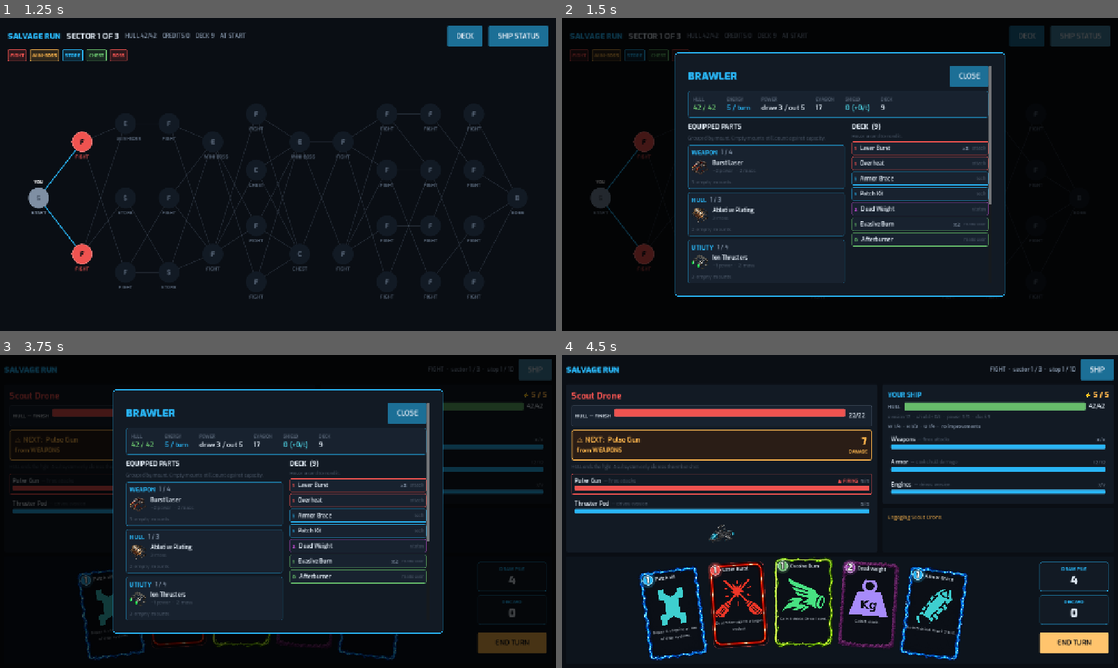
Above: before the commit, frames 1-4 (two rows, left to right).
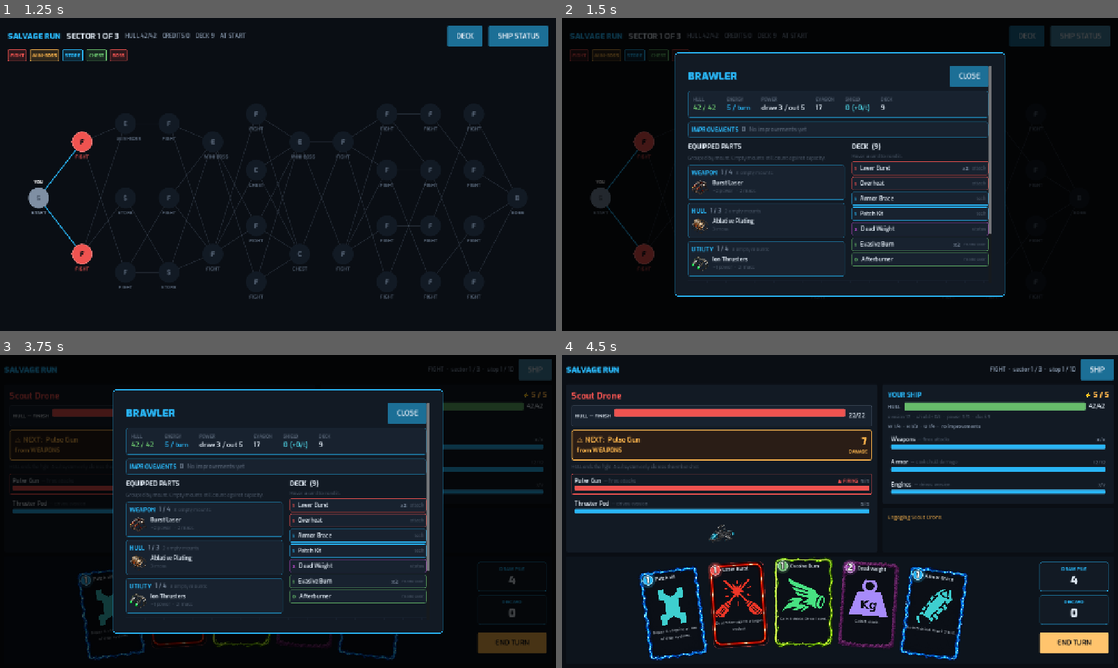
Above: after the commit, the same moments.

Repository: thegliffy/salvage-run
Game: Godot game, scene res://scenes/title.tscn
Same seed, same stepped clock (60 frames per second), same inputs: the game is played once before the commit and once after it.
Inputs:
- Up to frame 1 (1.25 s): click "STEAL" at 0.5 s
- Up to frame 2 (1.5 s): click "SHIP STATUS" at 1.25 s
- Up to frame 3 (3.75 s): click "DECK" at 2 s; click "F" at 2.75 s; click "SHIP" at 3.5 s
- Up to frame 4 (4.5 s): click "END TURN" at 4.25 s

Frame 1 is identical in both runs. In frame 2, 6.0% of the frame differs, in the area x 22-78%, y 32-85%; in frame 3, 6.0%; in frame 4, nothing differs.

Commit message:
Put improvements under stats so SHIP STATUS shows them immediately
The equipped-parts column still pushed IMPROVEMENTS below the fold on
720p. Move that block under the hull/energy row (empty state on one
line; installed name + effect) and put empty-mount counts on each slot
header so weapon, hull, and utility all stay on the first screen.

Co-authored-by: thegliffy <thegliffy@users.noreply.github.com>

Diff:
--- a/src/ui/ship_status_overlay.gd
+++ b/src/ui/ship_status_overlay.gd
@@ -105,9 +105,13 @@
 			continue
 		col.add_child(UITheme.label("! " + w, 13, UITheme.WARN, "SemiBold"))
 
-	# Loadout first: nested inner scrolls used to clip hull / utility / improvements
-	# to a sliver under the ship sketch. One outer scroll, both columns size to
-	# content, so equipped parts and improvements are on the same wheel.
+	# Improvements sit under the stats so an empty or installed list is on the
+	# first screen — they used to hang off the bottom of a nested slots scroll.
+	col.add_child(_improvements_block(run))
+
+	# Loadout first: nested inner scrolls used to clip hull / utility to a
+	# sliver under the ship sketch. One outer scroll, both columns size to
+	# content, so equipped parts stay on the same wheel as the deck.
 	var body := HBoxContainer.new()
 	body.add_theme_constant_override("separation", 16)
 	col.add_child(body)
@@ -123,9 +127,6 @@
 		11, UITheme.TEXT_FAINT))
 	for slot in ShipLoadout.SLOT_TYPES:
 		slots_col.add_child(_slot_block(run, slot))
-
-	slots_col.add_child(UITheme.spacer(2))
-	slots_col.add_child(_improvements_block(run))
 
 	var deck_col := VBoxContainer.new()
 	deck_col.size_flags_horizontal = Control.SIZE_EXPAND_FILL
@@ -314,14 +315,17 @@
 		UITheme.WARN if full else UITheme.TEXT_DIM, "SemiBold"))
 	if full:
 		head.add_child(UITheme.label("FULL", 11, UITheme.WARN, "Bold"))
-
-	for inst in used:
-		col.add_child(_part_row(inst))
-	var empty := cap - used.size()
-	if empty > 0:
-		col.add_child(UITheme.label(
+	else:
+		var empty := cap - used.size()
+		head.add_child(UITheme.label(
 			"1 empty mount" if empty == 1 else "%d empty mounts" % empty,
-			12, UITheme.TEXT_FAINT))
+			11, UITheme.TEXT_FAINT))
+
+	if used.is_empty():
+		col.add_child(UITheme.label("nothing equipped", 12, UITheme.TEXT_FAINT))
+	else:
+		for inst in used:
+			col.add_child(_part_row(inst))
 	return wrap
 
 static func _part_row(inst: PartInstance) -> Control:
@@ -362,9 +366,9 @@
 static func _improvements_block(run: RunState) -> Control:
 	var wrap := ThemedPanel.new()
 	wrap.add_theme_stylebox_override("panel", UITheme.panel(
-		UITheme.PANEL_RAISED, UITheme.ACCENT_DIM, 1, 4, 10))
+		UITheme.PANEL_RAISED, UITheme.ACCENT_DIM, 1, 4, 8))
 	var col := VBoxContainer.new()
-	col.add_theme_constant_override("separation", 6)
+	col.add_theme_constant_override("separation", 4)
 	wrap.add_child(col)
 
 	var head := HBoxContainer.new()
@@ -375,14 +379,9 @@
 		UITheme.TEXT_DIM, "SemiBold"))
 
 	if run.ship.improvements.is_empty():
-		col.add_child(UITheme.label("No improvements yet", 13, UITheme.TEXT_FAINT, "SemiBold"))
-		var hint := UITheme.label(
-			"Mini-bosses and chests install these. They fill no slot and add no cards.",
-			11, UITheme.TEXT_FAINT)
-		hint.autowrap_mode = TextServer.AUTOWRAP_WORD_SMART
-		col.add_child(hint)
+		head.add_child(UITheme.label("No improvements yet", 13, UITheme.TEXT_FAINT, "SemiBold"))
 		UITheme.tip(wrap,
-			"Improvements\nNone installed\n---\nPermanent ship upgrades from mini-bosses and chests. No slot, no cards.")
+			"Improvements\nNone installed\n---\nMini-bosses and chests install these. They fill no slot and add no cards.")
 		return wrap
 
 	for iid in run.ship.improvements:
@@ -394,23 +393,16 @@
 
 static func _improvement_row(imp: ImprovementDef) -> Control:
 	var colour: Color = UITheme.rarity_colour(imp.rarity)
-	var row := ThemedPanel.new()
-	row.add_theme_stylebox_override("panel", UITheme.panel(
-		UITheme.PANEL, colour, 1, 3, 6))
-	var col := VBoxContainer.new()
-	col.add_theme_constant_override("separation", 1)
-	col.mouse_filter = Control.MOUSE_FILTER_IGNORE
-	row.add_child(col)
-	var title := HBoxContainer.new()
-	title.add_theme_constant_override("separation", 8)
-	title.mouse_filter = Control.MOUSE_FILTER_IGNORE
-	col.add_child(title)
-	title.add_child(UITheme.label(imp.name, 13, UITheme.TEXT, "SemiBold"))
-	title.add_child(UITheme.label(String(imp.rarity).to_upper(), 10, colour, "Bold"))
+	var row := HBoxContainer.new()
+	row.add_theme_constant_override("separation", 10)
+	row.mouse_filter = Control.MOUSE_FILTER_STOP
+	row.add_child(UITheme.label(imp.name, 13, UITheme.TEXT, "SemiBold"))
 	if imp.text != "":
-		var effect := UITheme.label(imp.text, 12, UITheme.TEXT)
-		effect.autowrap_mode = TextServer.AUTOWRAP_WORD_SMART
-		col.add_child(effect)
+		var effect := UITheme.label("—  %s" % imp.text, 12, UITheme.TEXT)
+		effect.size_flags_horizontal = Control.SIZE_EXPAND_FILL
+		effect.autowrap_mode = TextServer.AUTOWRAP_OFF
+		row.add_child(effect)
+	row.add_child(UITheme.label(String(imp.rarity).to_upper(), 10, colour, "Bold"))
 	UITheme.tip(row, "%s\n%s\n---\nInstalled ship improvement. Fills no slot and grants no cards." % [
 		imp.name, imp.text if imp.text != "" else String(imp.rarity).capitalize()])
 	return row
